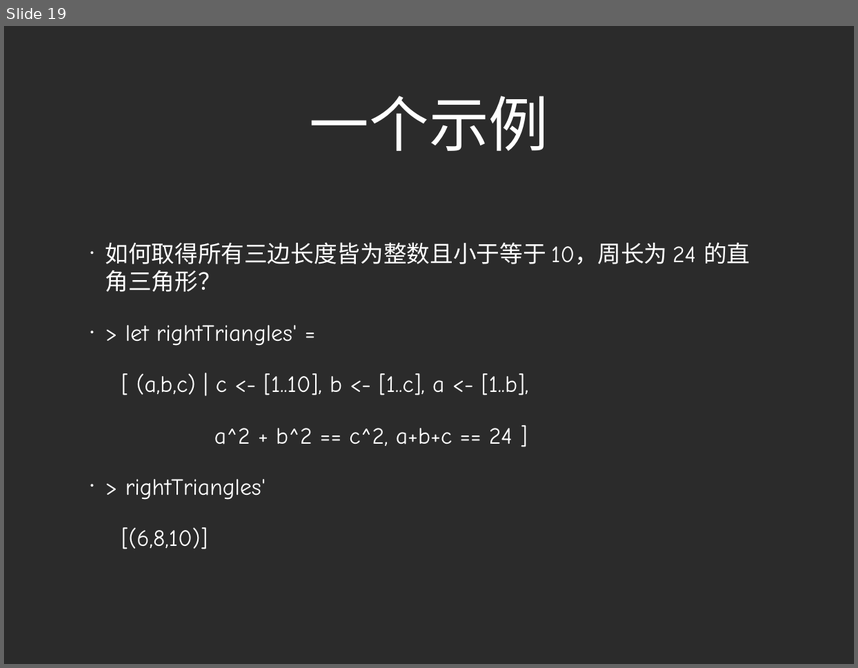
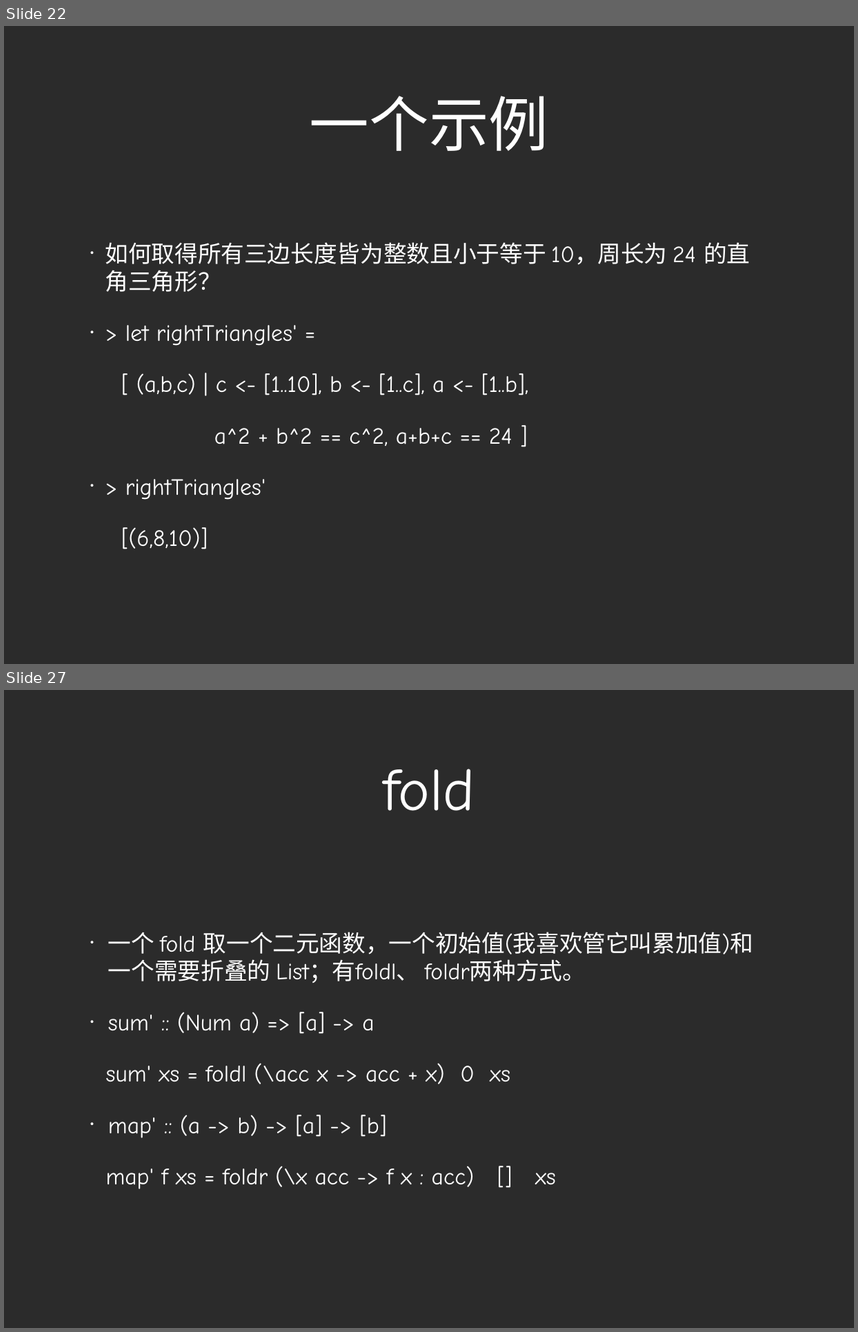
Before and after one commit to zhizhuwang/codekata, a slide deck: haskell/Haskell Basics.ppt. Shown one above the other, each under a label of ours: slide 19 before the commit, slides 22 and 27 after it; the slides between them are not shown. The pictures are 858x668 and 858x1332 pixels, drawn with LibreOffice and Linux fonts; fonts in the diff are those of the drawing; background and template pictures are left out; a plain dark background stands for a picture behind light text. Boxes give left, top, right and bottom in pixels: in the first picture for what was removed or moved away, otherwise in the second. Text is boxed around its words. In the diff, an @@ line names an element or a change of style, - is before the commit and + after.

```diff
--- a/haskell/Haskell Basics.ppt
+++ b/haskell/Haskell Basics.ppt
@@ slide 27 added at <box>4,690,854,1328</box>, background picture (left out) @@
@@ title added at <box>383,769,475,811</box>, 72 pt, text #FFFFFF @@
+fold
@@ text added at <box>106,931,753,1189</box>, 28 pt, text #FFFFFF @@
+• 一个 fold 取一个二元函数，一个初始值(我喜欢管它叫累加值)和一个需要折叠的 List；有foldl、 foldr两种方式。
+• sum' :: (Num a) => [a] -> a
+sum' xs = foldl (\acc x -> acc + x) 0 xs
+• map' :: (a -> b) -> [a] -> [b]
+map' f xs = foldr (\x acc -> f x : acc) [] xs
@@ what was slide 19 is now slide 22 @@
```
Also in this commit, not shown: 3 slides changed, 15 other slides added, 2 slides removed, 34 other files.
